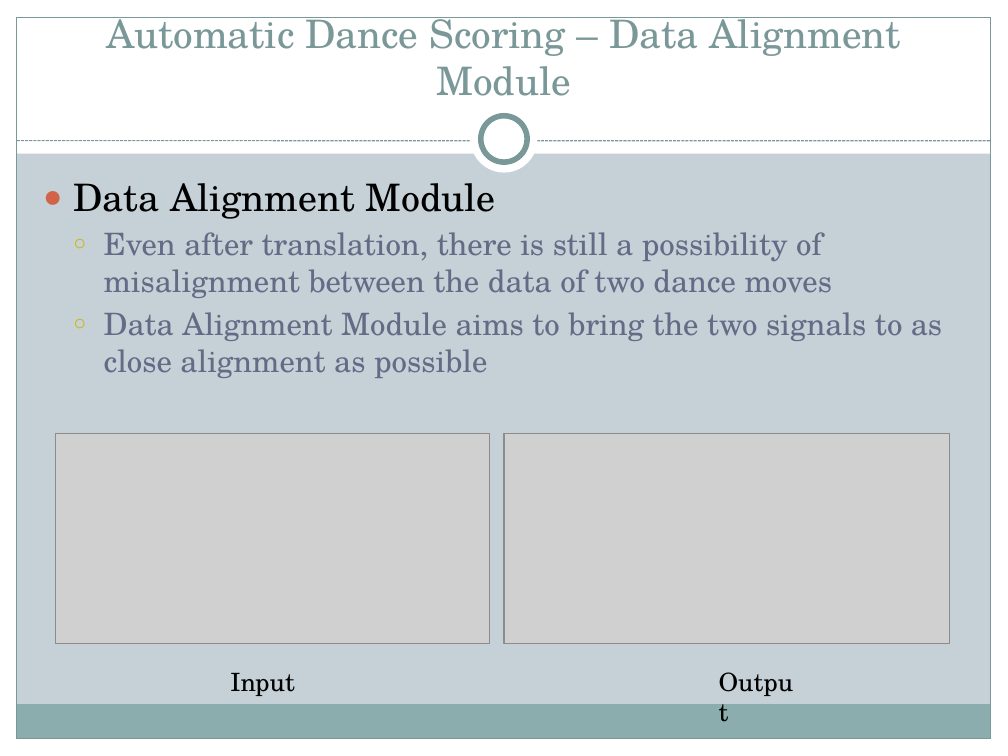
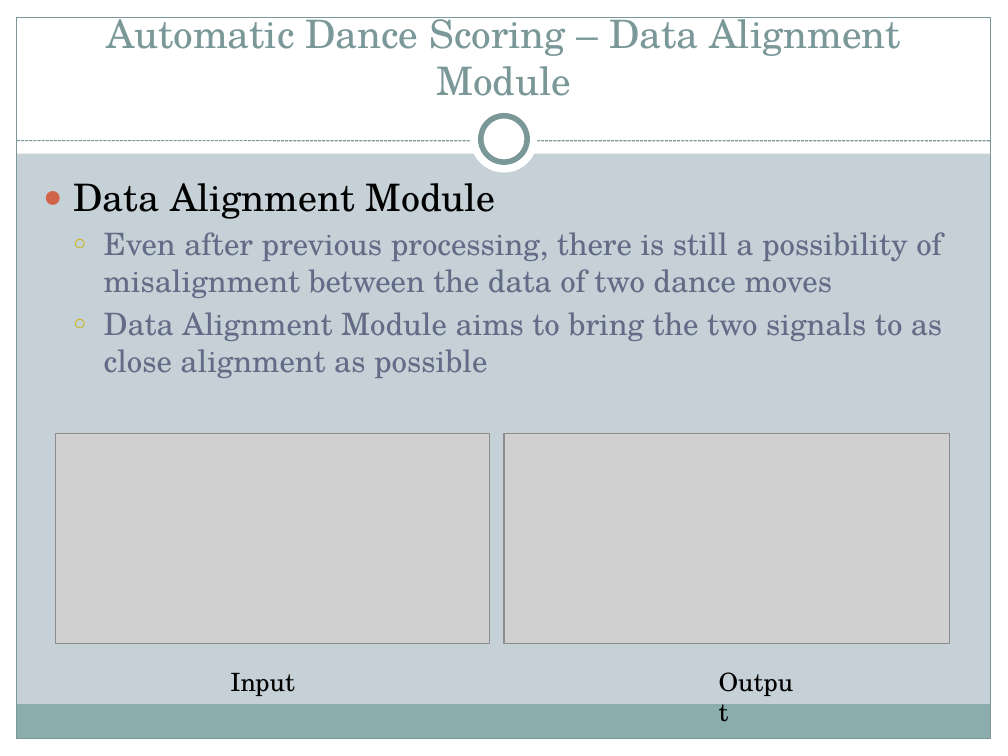
Before and after one commit to Marman1337/KinectProject, a slide deck: slide 10 of Presentation/Computerized Dance Classroom.pptx. Drawn at 1008x756 pixels with LibreOffice and Linux fonts; fonts in the diff are those of the drawing; grey boxes stand for pictures. Boxes give left, top, right and bottom in pixels: in the first picture for what was removed or moved away, otherwise in the second. Text is boxed around its words. In the diff, an @@ line names an element or a change of style, - is before the commit and + after.

```diff
--- a/Presentation/Computerized Dance Classroom.pptx
+++ b/Presentation/Computerized Dance Classroom.pptx
@@ text at bbox=[104, 232, 942, 298]: text changed @@
-  ○ Even after translation, there is still a possibility of misalignment between the data of two dance moves
+  ○ Even after previous processing, there is still a possibility of misalignment between the data of two dance moves
```
Also in this commit, not shown: 1 other slide changed.
